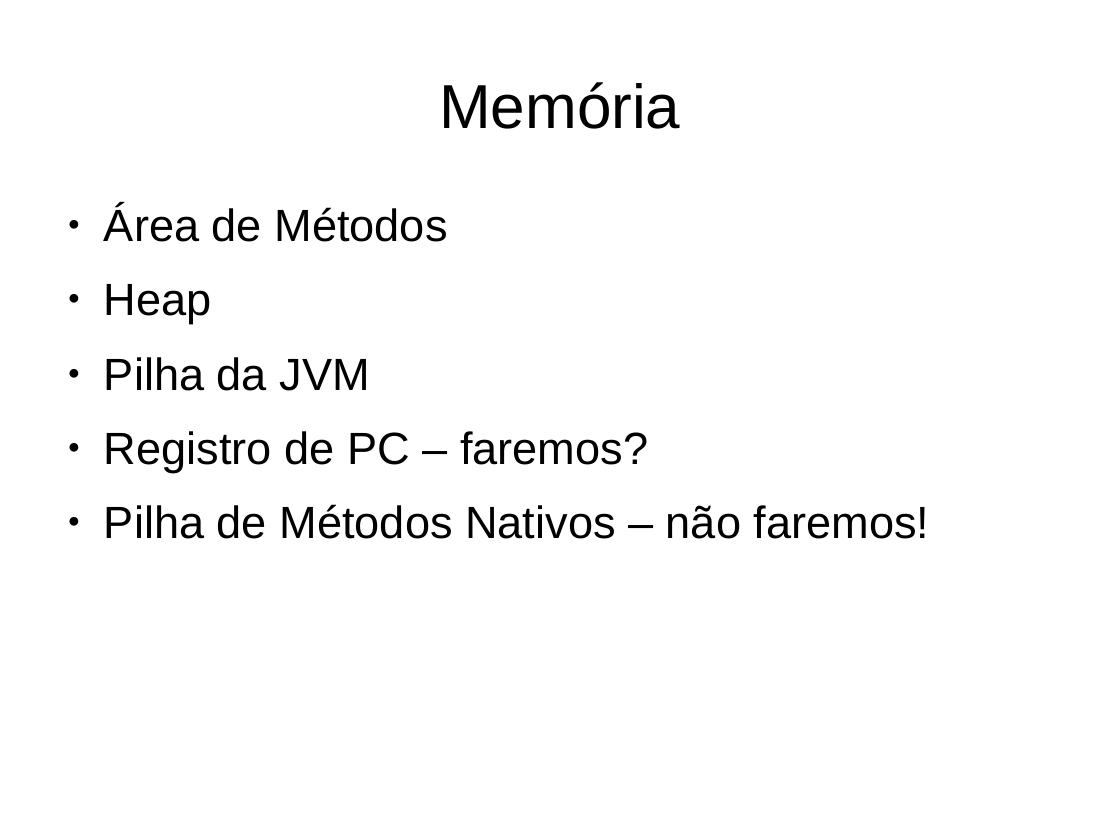
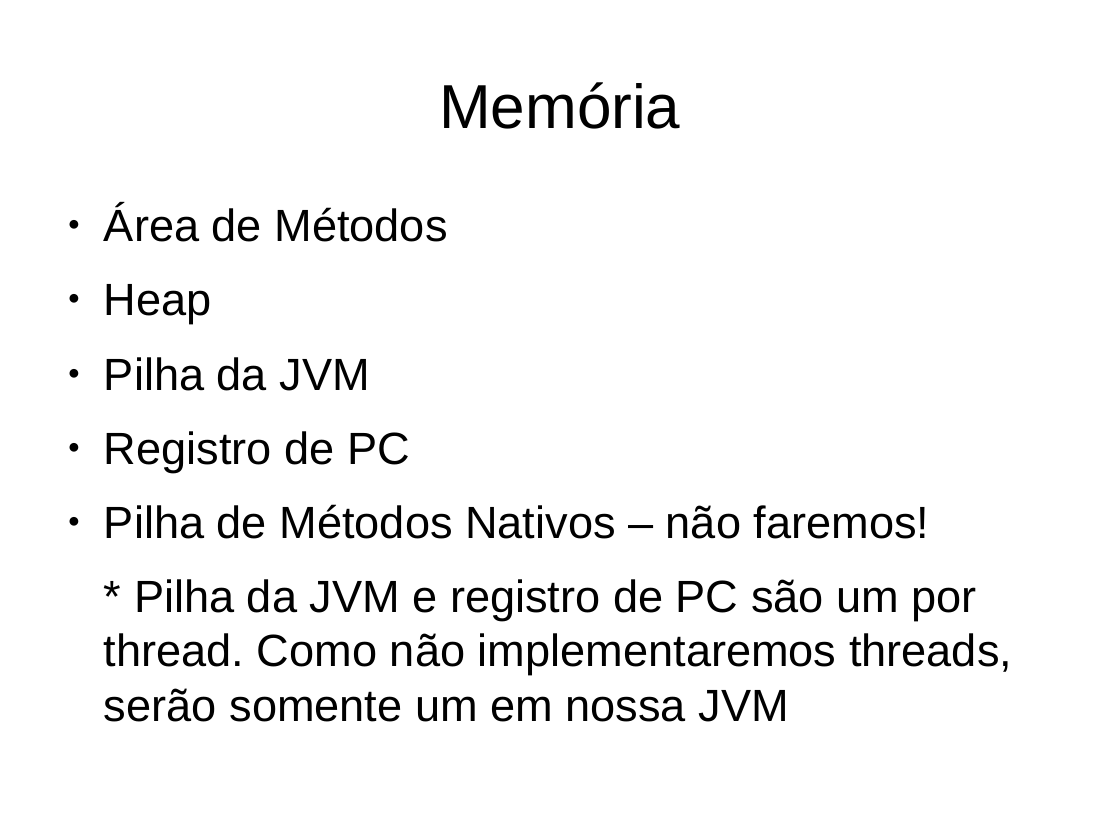
Before and after one commit to gabrielmm1234/jvm-sb, a slide deck: slide 4 of projetoLogico/apresentacao.odp. Drawn at 1120x840 pixels with LibreOffice and Linux fonts; fonts in the diff are those of the drawing. Boxes give left, top, right and bottom in pixels: in the first picture for what was removed or moved away, otherwise in the second. Text is boxed around its words. In the diff, an @@ line names an element or a change of style, - is before the commit and + after.

```diff
--- a/projetoLogico/apresentacao.odp
+++ b/projetoLogico/apresentacao.odp
@@ text at (104, 431, 410, 472): text changed @@
-● Registro de PC – faremos?
+● Registro de PC
@@ text at (104, 579, 1012, 722): paragraph added @@
+* Pilha da JVM e registro de PC são um por thread. Como não implementaremos threads, serão somente um em nossa JVM
```
Also in this commit, not shown: 3 other slides changed, 10 slides added, 2 other files.
